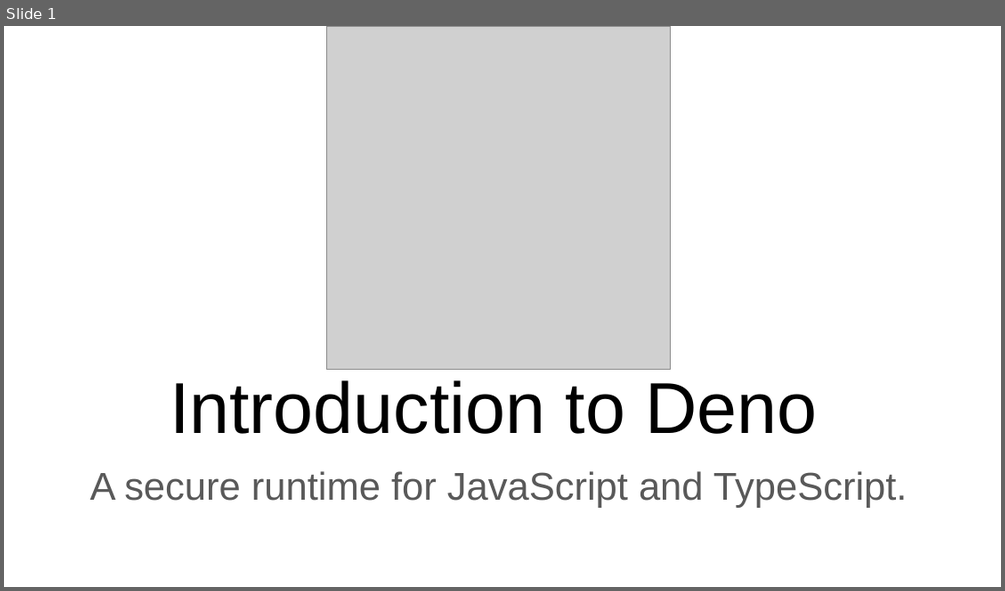
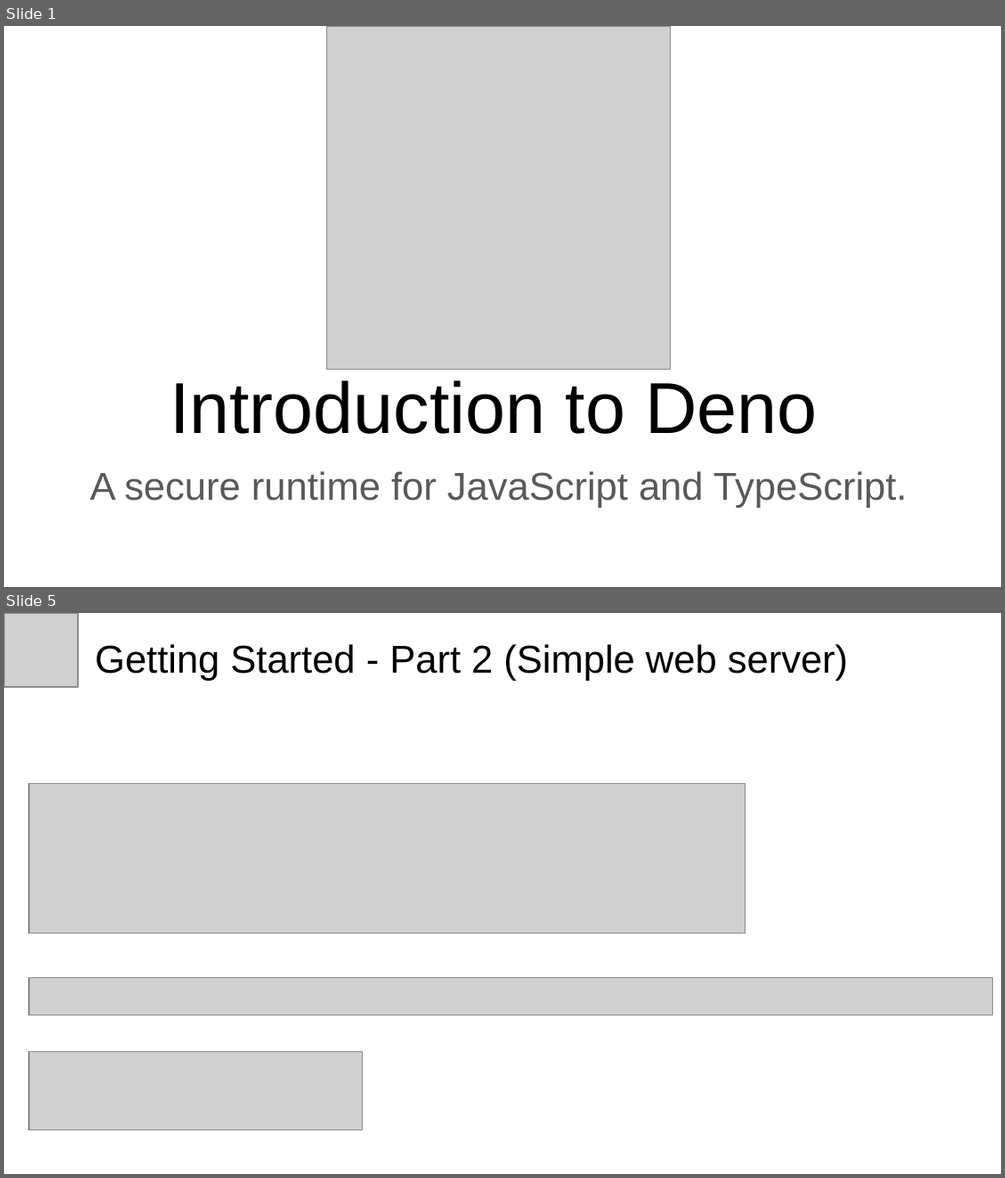
Before and after one commit to michaelachrisco/deno-developer-talk, a slide deck: Introduction to Deno.pptx. Shown one above the other, each under a label of ours: slide 1 before the commit, slides 1 and 5 after it; the slides between them are not shown. The pictures are 1005x591 and 1005x1178 pixels, drawn with LibreOffice and Linux fonts; fonts in the diff are those of the drawing; grey boxes stand for pictures. Boxes give left, top, right and bottom in pixels: in the first picture for what was removed or moved away, otherwise in the second. Text is boxed around its words. In the diff, an @@ line names an element or a change of style, - is before the commit and + after.

```diff
--- a/Introduction to Deno.pptx
+++ b/Introduction to Deno.pptx
@@ slide 5 added at [4,613,1001,1174], background #FFFFFF @@
@@ picture added at [4,613,78,687] @@
@@ title added at [95,644,848,681], 28 pt, text #000000 @@
+Getting Started - Part 2 (Simple web server)
@@ picture added at [29,784,745,933] @@
@@ picture added at [29,978,993,1014] @@
@@ picture added at [29,1052,362,1129] @@
```
Also in this commit, not shown: 1 slide changed, 3 other slides added, 1 slide removed, 2 other files.
